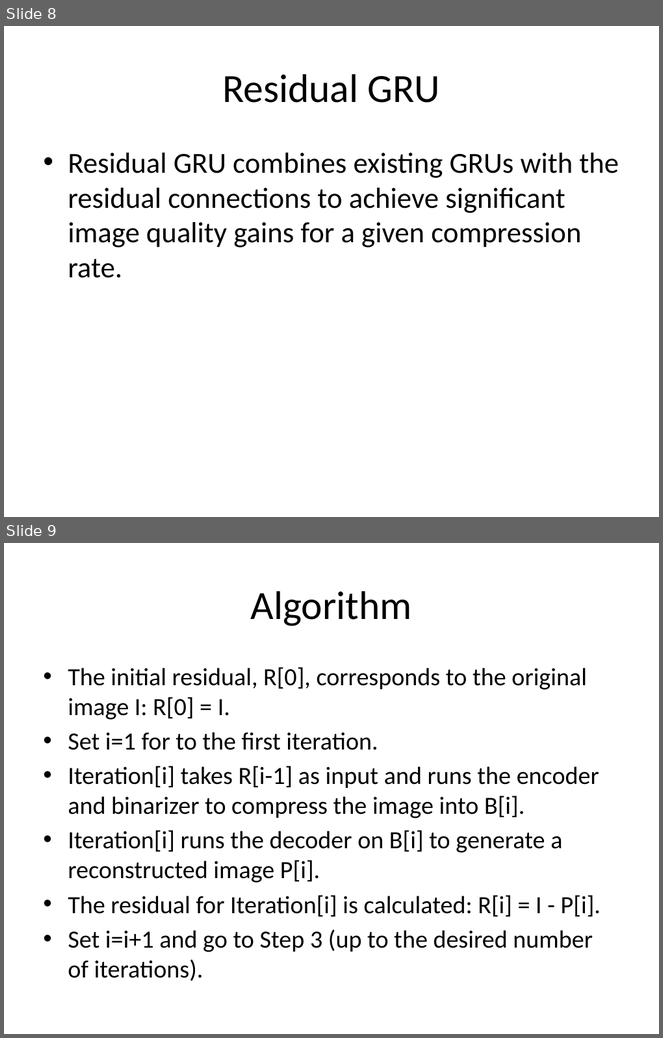
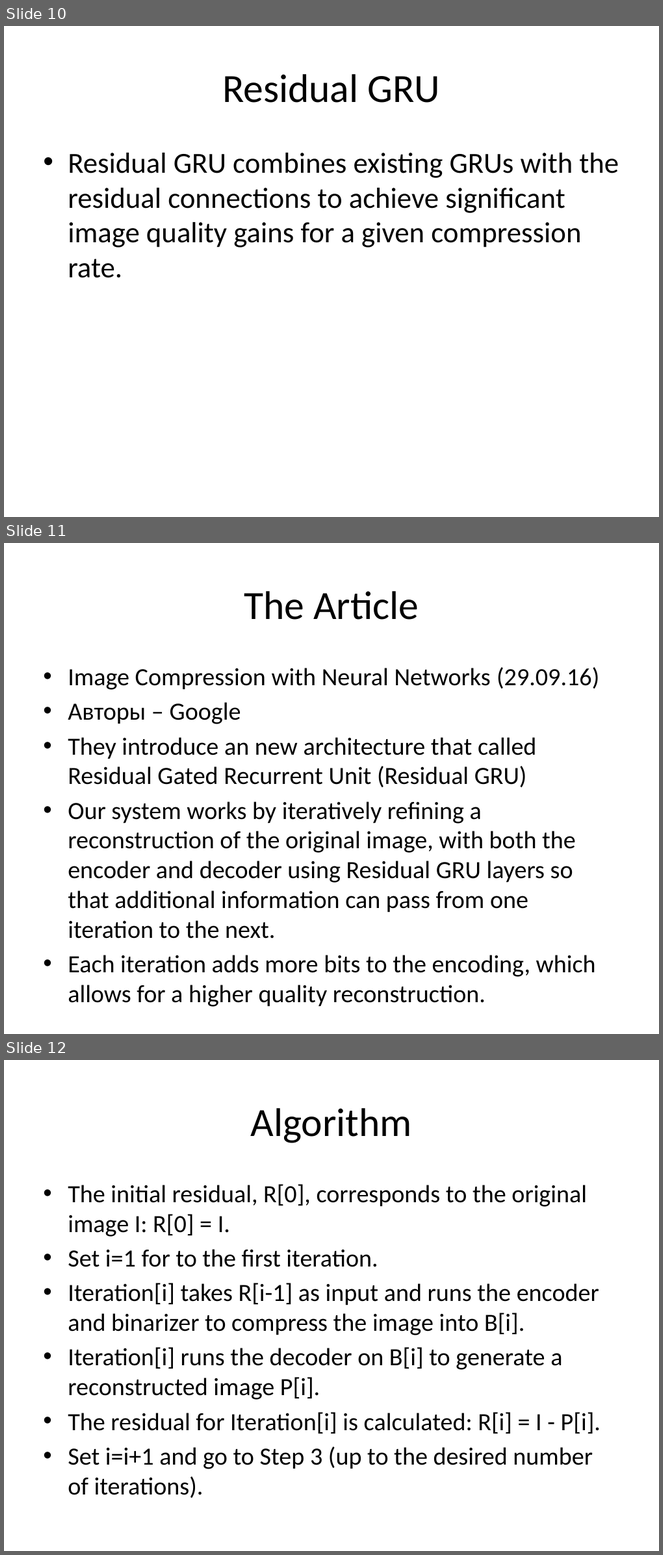
Before and after one commit to arassadin/image-compression-benchmarking, a slide deck: Image Compression with Neural Networks.pptx. Shown one above the other, each under a label of ours: slides 8 and 9 before the commit, slides 10, 11 and 12 after it. The pictures are 663x1038 and 663x1555 pixels, drawn with LibreOffice and Linux fonts; fonts in the diff are those of the drawing. Boxes give left, top, right and bottom in pixels: in the first picture for what was removed or moved away, otherwise in the second. Text is boxed around its words. In the diff, an @@ line names an element or a change of style, - is before the commit and + after.

Commit message:
Change presentation

```diff
--- a/Image Compression with Neural Networks.pptx
+++ b/Image Compression with Neural Networks.pptx
@@ slide 11 added at [4, 543, 659, 1034], background #FFFFFF @@
@@ title added at [244, 591, 419, 620], 44 pt, text #000000 @@
+The Article
@@ text added at [68, 667, 599, 977], 27.2 pt, text #000000 @@
+• Image Compression with Neural Networks (29.09.16)
+• Авторы – Google
+• They introduce an new architecture that called Residual Gated Recurrent Unit (Residual GRU)
+• Our system works by iteratively refining a reconstruction of the original image, with both the encoder and decoder using Residual GRU layers so that additional information can pass from one iteration to the next.
+• Each iteration adds more bits to the encoding, which allows for a higher quality reconstruction.
@@ what was slide 8 is now slide 10 @@
@@ what was slide 9 is now slide 12 @@
```
Also in this commit, not shown: 2 slides changed, 2 other slides added.
